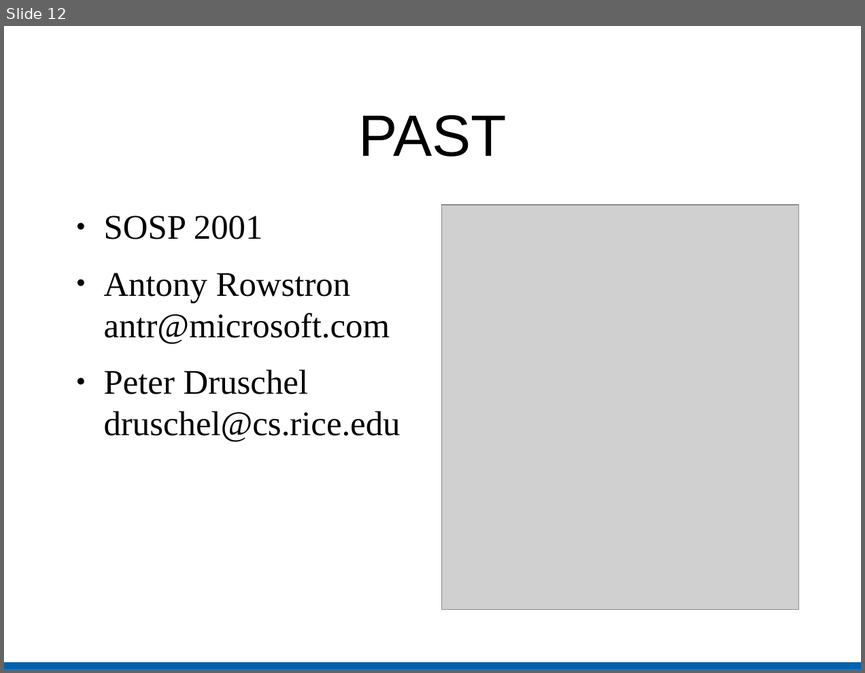
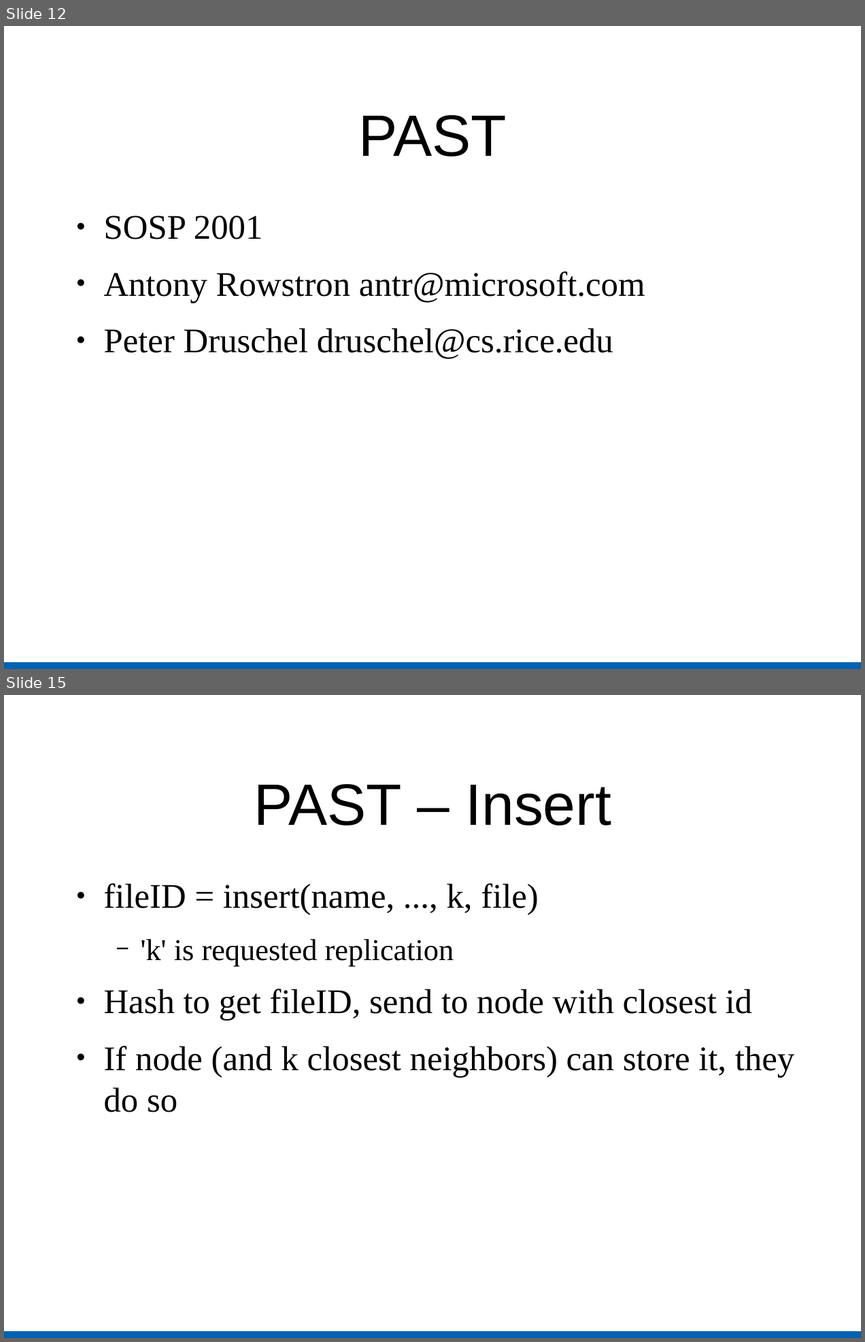
Before and after one commit to cs525-koala/documents, a slide deck: p2p/usenet_and_past.odp. Shown one above the other, each under a label of ours: slide 12 before the commit, slides 12 and 15 after it; the slides between them are not shown. The pictures are 865x673 and 865x1342 pixels, drawn with LibreOffice and Linux fonts; fonts in the diff are those of the drawing; grey boxes stand for pictures. Boxes give left, top, right and bottom in pixels: in the first picture for what was removed or moved away, otherwise in the second. Text is boxed around its words. In the diff, an @@ line names an element or a change of style, - is before the commit and + after.

Commit message:
p2p: first draft of PAST slides, going back to usenet...

```diff
--- a/p2p/usenet_and_past.odp
+++ b/p2p/usenet_and_past.odp
@@ slide 15 added at <box>4,695,861,1338</box>, background #FFFFFF; not listed: 1 template element that a slide beside it also shows @@
@@ title added at <box>254,784,611,826</box>, 54 pt, text #000000 @@
+PAST – Insert
@@ text added at <box>104,883,794,1113</box>, 32 pt, text #000000 @@
+● fileID = insert(name, ..., k, file)
+  − 'k' is requested replication
+● Hash to get fileID, send to node with closest id
+● If node (and k closest neighbors) can store it, they do so
@@ slide 12 changed as well @@
@@ text "SOSP 2001" rewrapped from <box>104,216,400,442</box> to <box>104,216,645,359</box> @@
@@ picture removed at <box>442,205,799,610</box> @@
```
Also in this commit, not shown: 9 other slides changed, 22 other slides added, 2 slides removed.
